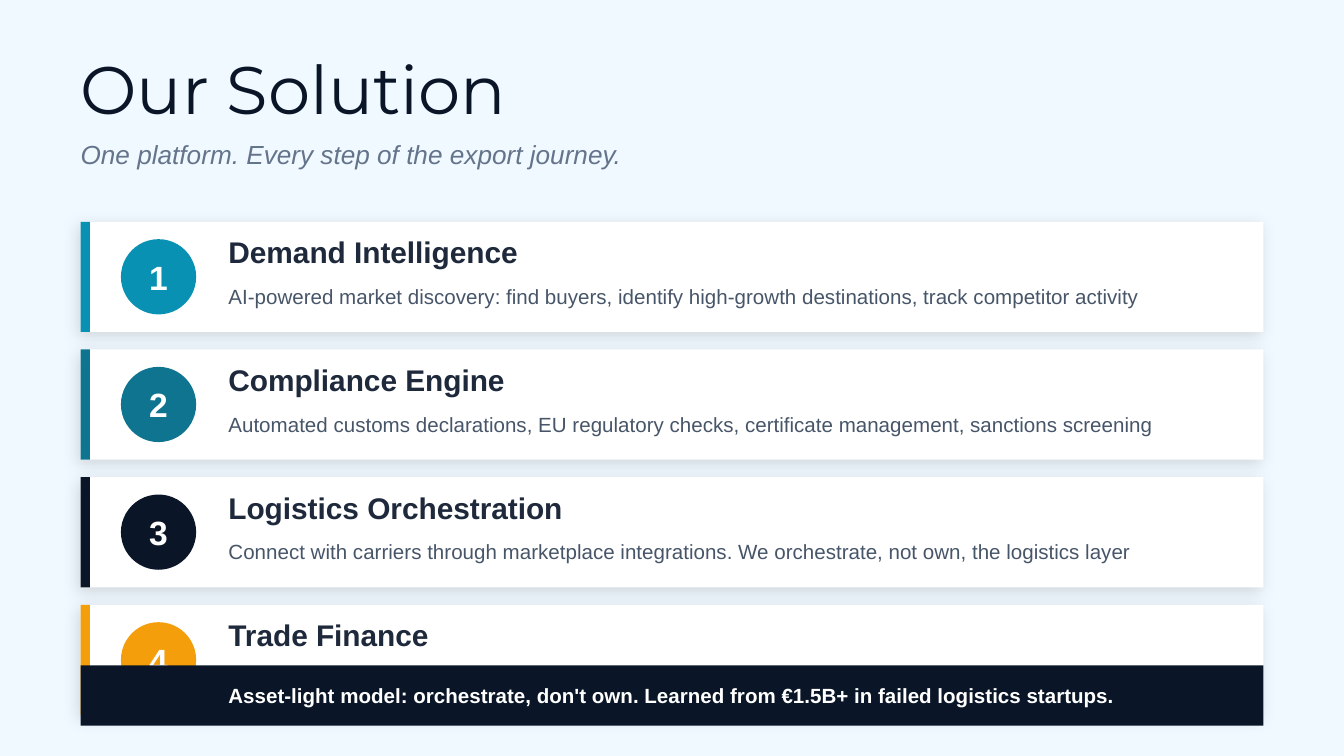
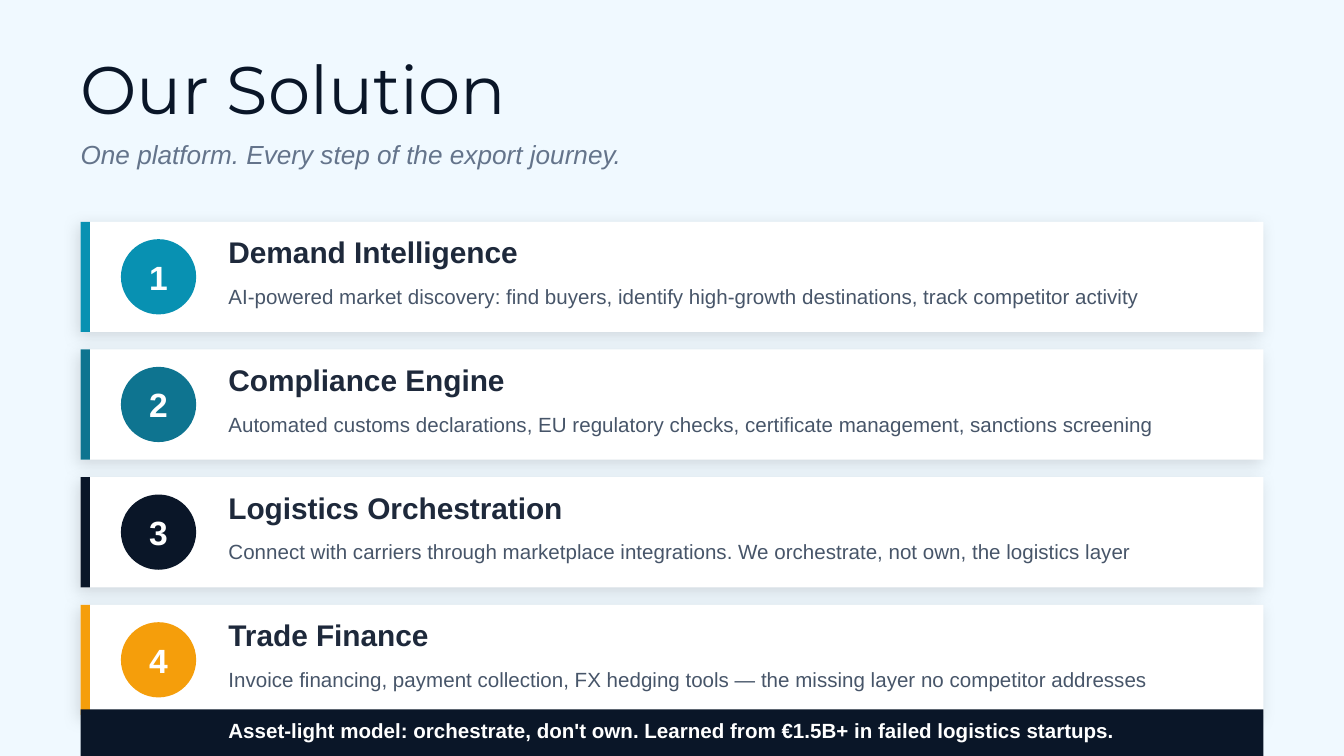
Before and after one commit to labutyteieva-jpg/xaas-capstone, a slide deck: slide 4 of docs/XaaS_Pitch_Deck.pptx. Drawn at 1344x756 pixels with LibreOffice and Linux fonts; fonts in the diff are those of the drawing. Boxes give left, top, right and bottom in pixels: in the first picture for what was removed or moved away, otherwise in the second. Text is boxed around its words. In the diff, an @@ line names an element or a change of style, - is before the commit and + after.

```diff
--- a/docs/XaaS_Pitch_Deck.pptx
+++ b/docs/XaaS_Pitch_Deck.pptx
@@ text "4" rewrapped from box(149, 650, 168, 679) to box(149, 650, 168, 673) @@
@@ text "Asset-light model: orchestrate, don't own. ...": place and size @@
-text "Asset-light model: orchestrate, don't own. ..." at box(228, 688, 1114, 708)
+text "Asset-light model: orchestrate, don't own. ..." at box(228, 723, 1114, 743)
@@ rectangle: place and size @@
-rectangle at box(81, 665, 1263, 726)
+rectangle at box(81, 710, 1263, 756)
```
Also in this commit, not shown: 6 other slides changed, 2 other files.
